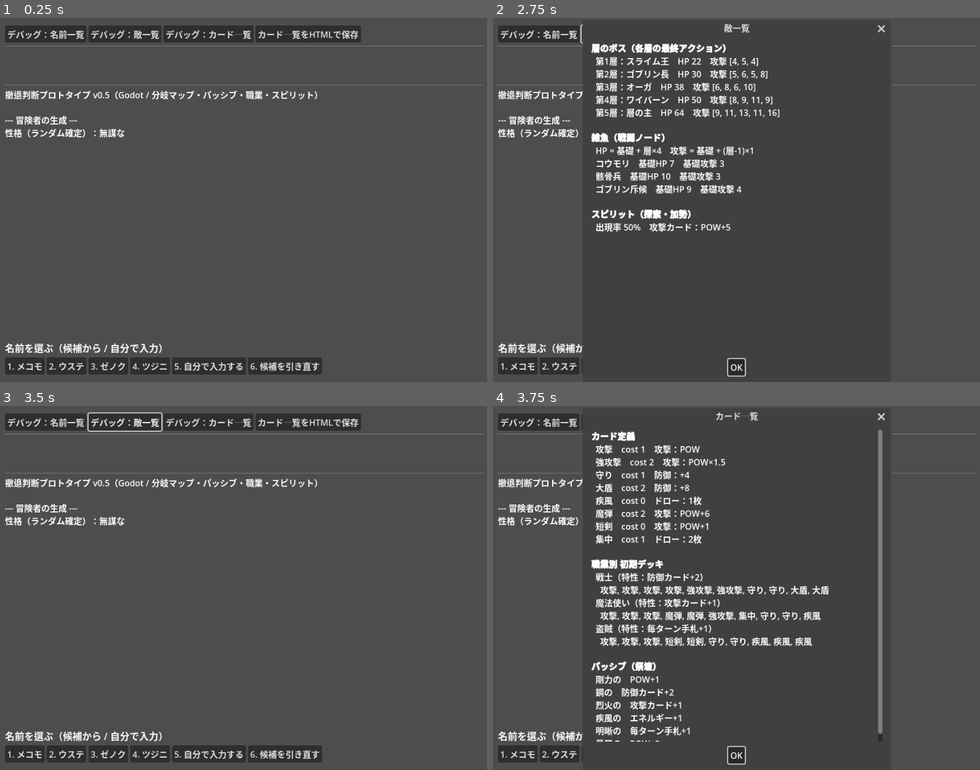
Above: before the commit, frames 1-4 (two rows, left to right).
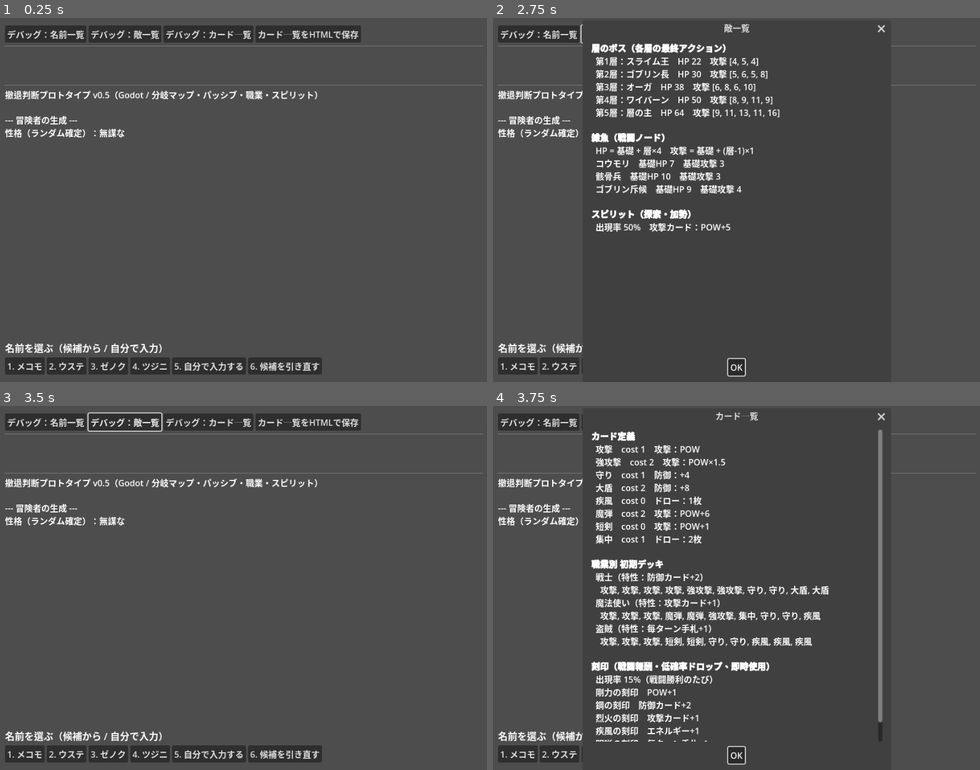
Above: after the commit, the same moments.

Repository: bakery48/rogue-lite
Game: Godot game, scene res://Main.tscn
The game is run twice, just before and just after one commit, with the same random seed, the same clock (stepped at 60 frames per second) and the same inputs.
Inputs:
- Up to frame 1 (0.25 s): no input
- Up to frame 2 (2.75 s): click "デバッグ：名前一覧" at 0.5 s; click "OK" at 1.25 s; click "デバッグ：敵一覧" at 2 s
- Up to frame 3 (3.5 s): click "OK" at 2.75 s
- Up to frame 4 (3.75 s): click "デバッグ：カード一覧" at 3.5 s

Frames 1-3 are identical in both runs. In frame 4, 2.1% of the frame differs, in the area x 20-81%, y 70-93%.

Commit message:
パッシブを祭壇選択から戦闘報酬の低確率ドロップ(刻印)に変更
- 分岐マップから「祭壇」ノードを廃止(戦闘/休息/探索の3種に)
- 戦闘勝利のたび(雑魚・ボスとも)、低確率(PASSIVE_DROP_RATE=0.15)で
  「◯◯の刻印」を入手。選択なしで即座に発動する(_maybe_drop_passive)
- 効果はfieldごとに累積、通り名(adjective)は最新1つで上書き(既存仕様を継承)
- choose_passiveと祭壇選択UIを削除。使われなくなった性格のenchant_choices
  フィールドも削除
- デバッグ一覧・カード一覧HTMLの「パッシブ（祭壇）」セクションを
  「刻印（戦闘報酬）」に更新し、ドロップ率を明記
- godot/debug/card_reference.html を新仕様で再生成

Godot 4.3 headless で通しプレイ(デフォルト確率でエラーなし)と、
ドロップ率100%に固定した検証(6戦全てで刻印入手→即時発動→通り名の
上書きを確認)の両方でロジックを確認。

Co-Authored-By: Claude Sonnet 5 <noreply@anthropic.com>
Claude-Session: https://claude.ai/code/session_0147rnBqQBugQv7SX3oL6rSs

Diff:
--- a/godot/config.gd
+++ b/godot/config.gd
@@ -82,30 +82,32 @@
 ]
 
 # ---- 性格 ----
-# enchant_choices … 祭壇で提示されるパッシブの数
 # retreat_needs_half_hp … 撤退時HPが半分以下だと記録失敗
 #   ※ fail_damage_bonus / reroll_on_fail / pow_gain_interval はダイス時代の名残で現在未使用。
 const PERSONALITIES := [
 	{"name": "シャイな",       "hp_bonus": 0, "pow_bonus": 1,
-	 "enchant_choices": 2, "pow_gain_interval": 1,
+	 "pow_gain_interval": 1,
 	 "fail_damage_bonus": 0, "reroll_on_fail": false,
 	 "retreat_needs_half_hp": false},
 	{"name": "目立ちたがりな", "hp_bonus": 0, "pow_bonus": 0,
-	 "enchant_choices": 4, "pow_gain_interval": 1,
+	 "pow_gain_interval": 1,
 	 "fail_damage_bonus": 1, "reroll_on_fail": false,
 	 "retreat_needs_half_hp": false},
 	{"name": "慎重な",         "hp_bonus": 8, "pow_bonus": 0,
-	 "enchant_choices": 3, "pow_gain_interval": 2,
+	 "pow_gain_interval": 2,
 	 "fail_damage_bonus": 0, "reroll_on_fail": false,
 	 "retreat_needs_half_hp": false},
 	{"name": "無謀な",         "hp_bonus": 0, "pow_bonus": 0,
-	 "enchant_choices": 3, "pow_gain_interval": 1,
+	 "pow_gain_interval": 1,
 	 "fail_damage_bonus": 0, "reroll_on_fail": true,
 	 "retreat_needs_half_hp": true},
 ]
 
-# ---- パッシブ（祭壇で獲得・B3） ----
-# 効果は field/amount で累積。通り名(adjective)は最新1つだけが表示名に乗る。
+# ---- 刻印（戦闘報酬パッシブ） ----
+# 戦闘勝利のたびに低確率でドロップし、その場で即時発動する（選択なし）。
+# カード名は "{adjective}刻印"。効果は field/amount で累積。
+# 通り名(adjective)は最新1つだけが表示名に乗る。
+const PASSIVE_DROP_RATE := 0.15   # 戦闘勝利ごとのドロップ確率
 const PASSIVES := [
 	{"adjective": "剛力の", "field": "pow",    "amount": 1, "desc": "POW+1"},
 	{"adjective": "鋼の",   "field": "block",  "amount": 2, "desc": "防御カード+2"},
--- a/godot/main.gd
+++ b/godot/main.gd
@@ -193,9 +193,10 @@
 	for job in Cfg.JOBS:
 		text += "  %s（特性：%s）\n    %s\n" % [job.name, job.trait, ", ".join(job.deck)]
 
-	text += "\n[b]パッシブ（祭壇）[/b]\n"
+	text += "\n[b]刻印（戦闘報酬・低確率ドロップ、即時使用）[/b]\n"
+	text += "  出現率 %d%%（戦闘勝利のたび）\n" % int(Cfg.PASSIVE_DROP_RATE * 100)
 	for p in Cfg.PASSIVES:
-		text += "  %s　%s\n" % [p.adjective, p.desc]
+		text += "  %s刻印　%s\n" % [p.adjective, p.desc]
 	return text
 
 
@@ -392,10 +393,13 @@
 		body += "</ul>\n</article>\n"
 	body += "</div>\n</section>\n"
 
-	# --- パッシブ ---
-	body += "<section id=\"passives\">\n<h2><small>Passives</small>祭壇のパッシブ</h2>\n<div class=\"passive-grid\">\n"
+	# --- 刻印（戦闘報酬パッシブ） ---
+	body += "<section id=\"passives\">\n<h2><small>Passives</small>刻印（戦闘報酬）</h2>\n"
+	body += ("<p class=\"note\">戦闘勝利のたび、低確率（<span class=\"num\">" +
+		str(int(Cfg.PASSIVE_DROP_RATE * 100)) + "%</span>）で1枚ドロップし、その場で即時発動する</p>\n")
+	body += "<div class=\"passive-grid\">\n"
 	for p in Cfg.PASSIVES:
-		body += "<div class=\"passive-tile\"><p class=\"adj\">%s</p><p class=\"desc\">%s</p></div>\n" % [
+		body += "<div class=\"passive-tile\"><p class=\"adj\">%s刻印</p><p class=\"desc\">%s</p></div>\n" % [
 			p.adjective, p.desc]
 	body += "</div>\n</section>\n"
 
@@ -686,6 +690,7 @@
 			log_line("\n【%d/%d】ボス出現：%s" % [step, last, boss.name])
 			if not await resolve_battle(adv, boss):
 				return false
+			_maybe_drop_passive(adv)
 		else:
 			# 分岐：1〜3個の行き先から選ぶ
 			var nodes = _generate_nodes()
@@ -700,8 +705,8 @@
 
 
 func _generate_nodes() -> Array:
-	# 4種から1〜3個を重複なしで提示（1個なら強制、3個なら選択の幅が広い）。
-	var types = ["battle", "rest", "altar", "explore"]
+	# 3種から1〜3個を重複なしで提示（1個なら強制、3個なら選択の幅が広い）。
+	var types = ["battle", "rest", "explore"]
 	types.shuffle()
 	var count = randi_range(1, 3)
 	return types.slice(0, count)
@@ -711,7 +716,6 @@
 	match t:
 		"battle":  return "戦闘（雑魚と戦う）"
 		"rest":    return "休息（HP+%d）" % Cfg.REST_HEAL
-		"altar":   return "祭壇（パッシブ獲得）"
 		"explore": return "探索（スピリットを探す）"
 	return t
 
@@ -721,14 +725,15 @@
 	match t:
 		"battle":
 			var enemy = _make_minor_enemy(layer_num)
-			return await resolve_battle(adv, enemy)
+			var won = await resolve_battle(adv, enemy)
+			if not won:
+				return false
+			_maybe_drop_passive(adv)
 		"rest":
 			var before = adv.hp
 			adv.hp = min(adv.hp + Cfg.REST_HEAL, adv.max_hp)
 			log_line("  休息した。HP %d → %d" % [before, adv.hp])
 			update_header(adv)
-		"altar":
-			await choose_passive(adv)
 		"explore":
 			_find_spirit_card(adv, layer_num)
 	return true
@@ -743,31 +748,27 @@
 
 
 # ---------------------------------------------------------------------------
-# 祭壇：パッシブ獲得（B3）
-# ---------------------------------------------------------------------------
-
-func choose_passive(adv: Dictionary) -> void:
-	var n = min(adv.personality.enchant_choices, Cfg.PASSIVES.size())
-	var pool = Cfg.PASSIVES.duplicate()
-	pool.shuffle()
-	var options = pool.slice(0, n)
-
-	log_line("  --- 祭壇：パッシブ選択（%d択） ---" % n)
-	var labels := []
-	for e in options:
-		labels.append("%s（%s）" % [e.adjective, e.desc])
-	var idx = await present_choices("祭壇：パッシブを選ぶ", labels)
-	var chosen = options[idx]
+# 刻印：戦闘報酬パッシブ（低確率ドロップ・即時使用）
+# ---------------------------------------------------------------------------
+
+func _maybe_drop_passive(adv: Dictionary) -> void:
+	# 戦闘勝利のたびに低確率で「◯◯の刻印」が手に入り、その場で即発動する。
+	if randf() >= Cfg.PASSIVE_DROP_RATE:
+		return
+	var p = Cfg.PASSIVES[randi() % Cfg.PASSIVES.size()]
+	var stamp_name = "%s刻印" % p.adjective
+
+	log_line("\n  ★ 戦利品：《%s》を手に入れた！ 即座に発動した（%s）" % [stamp_name, p.desc])
 
 	# 通り名（形容詞）は常に最新1つで上書き。効果は field ごとに累積。
-	adv.adjective = chosen.adjective
-	match chosen.field:
-		"pow":    adv.pow += chosen.amount
-		"block":  adv.block_bonus += chosen.amount
-		"attack": adv.attack_bonus += chosen.amount
-		"energy": adv.energy_bonus += chosen.amount
-		"draw":   adv.draw_bonus += chosen.amount
-	log_line("  → %s（%s）" % [display_name(adv), chosen.desc])
+	adv.adjective = p.adjective
+	match p.field:
+		"pow":    adv.pow += p.amount
+		"block":  adv.block_bonus += p.amount
+		"attack": adv.attack_bonus += p.amount
+		"energy": adv.energy_bonus += p.amount
+		"draw":   adv.draw_bonus += p.amount
+	log_line("  → %s" % display_name(adv))
 	update_header(adv)
 
 
@@ -867,7 +868,7 @@
 		if try_spirit_appearance(adv, layer_num):
 			spirit_appearances += 1
 
-		# b. 7アクションの分岐マップ（戦闘/休息/祭壇/探索 → 最後はボス）
+		# b. 7アクションの分岐マップ（戦闘/休息/探索 → 最後はボス。刻印は戦闘勝利時の低確率ドロップ）
 		var survived = await run_layer_map(adv, layer_num)
 		update_header(adv)
 		if not survived:
Not shown, changed: godot/debug/card_reference.html
